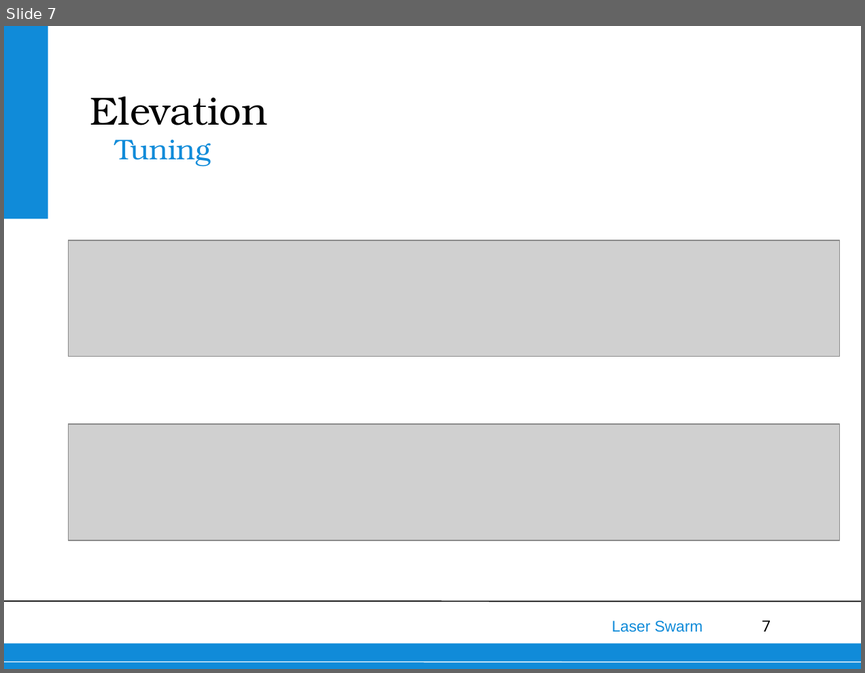
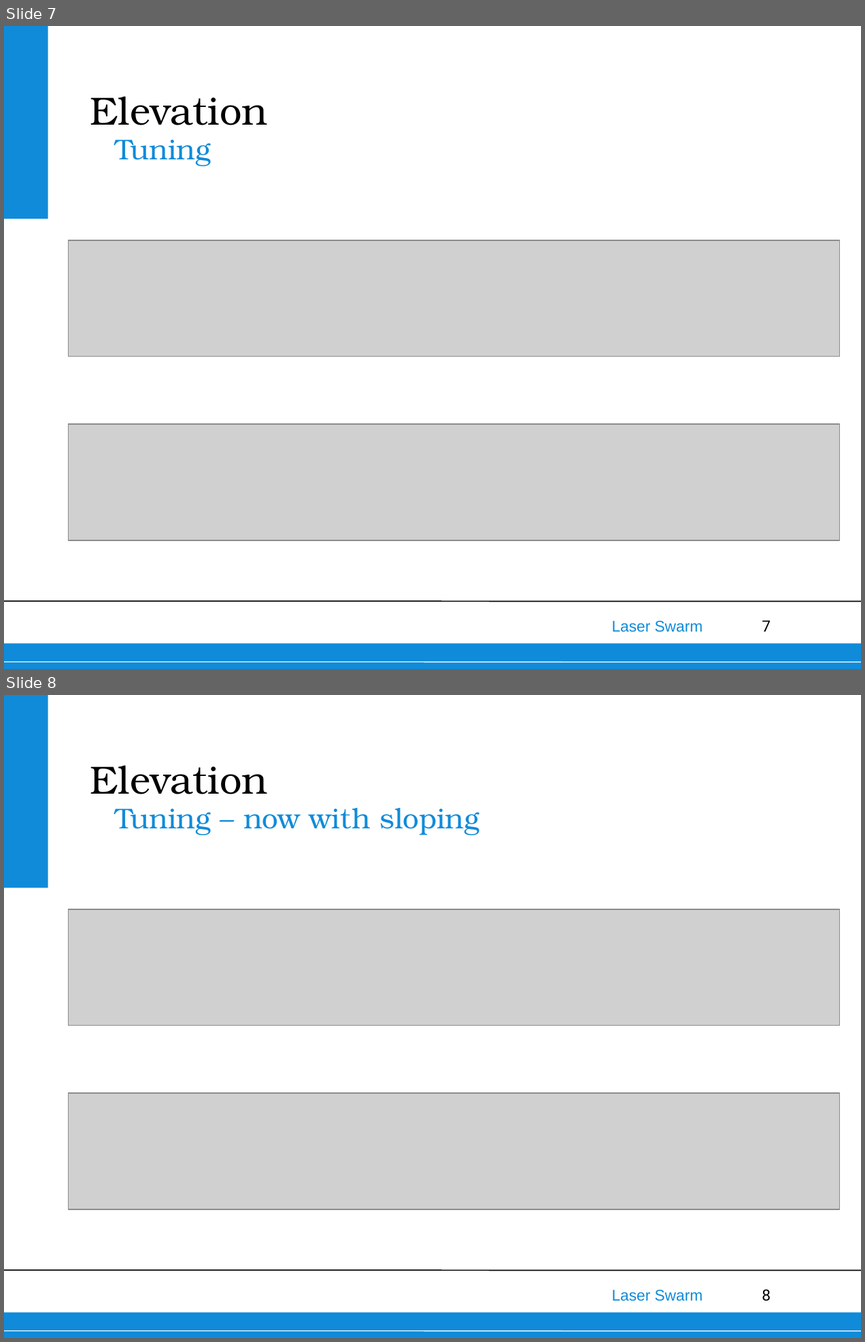
Before and after one commit to thewisenerd/laser-swarm, a slide deck: finalPresentation/subsections/ElevationSlope.ppt. Shown one above the other, each under a label of ours: slide 7 before the commit, slides 7 and 8 after it. The pictures are 865x673 and 865x1342 pixels, drawn with LibreOffice and Linux fonts; fonts in the diff are those of the drawing; grey boxes stand for pictures; background and template pictures are left out. Boxes give left, top, right and bottom in pixels: in the first picture for what was removed or moved away, otherwise in the second. Text is boxed around its words. In the diff, an @@ line names an element or a change of style, - is before the commit and + after.

```diff
--- a/finalPresentation/subsections/ElevationSlope.ppt
+++ b/finalPresentation/subsections/ElevationSlope.ppt
@@ slide 8 added at [4,695,861,1338], background #FFFFFF; not listed: 6 template elements that a slide beside it also shows @@
@@ text added at [90,765,267,794], 33 pt, text #000000 @@
+Elevation
@@ text added at [115,808,479,835], 24 pt, text #108BD9 @@
+Tuning – now with sloping
@@ picture added at [68,909,839,1025] @@
@@ picture added at [68,1093,839,1209] @@
```
Also in this commit, not shown: 8 other slides changed, 1 other slide added, 2 other files.
